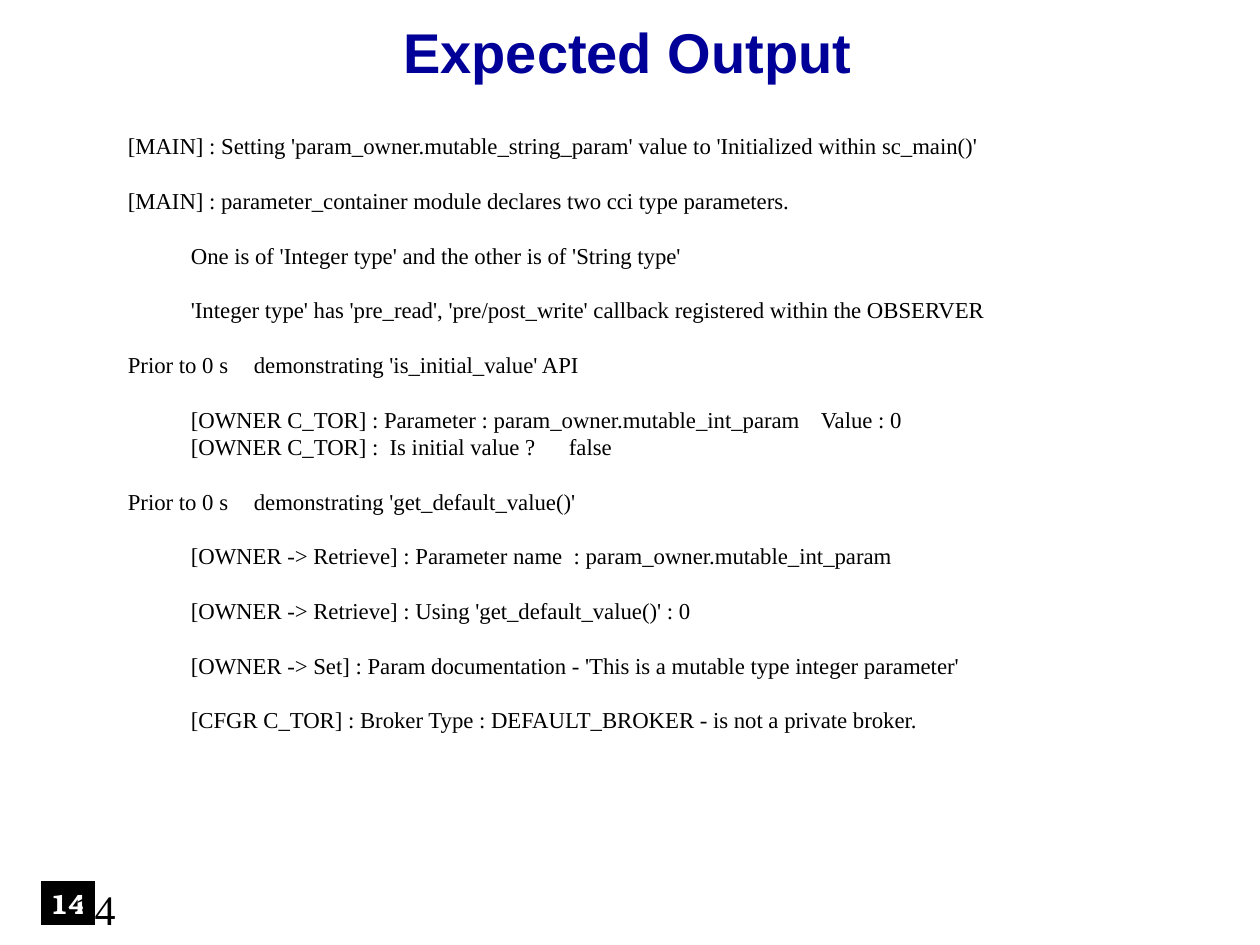
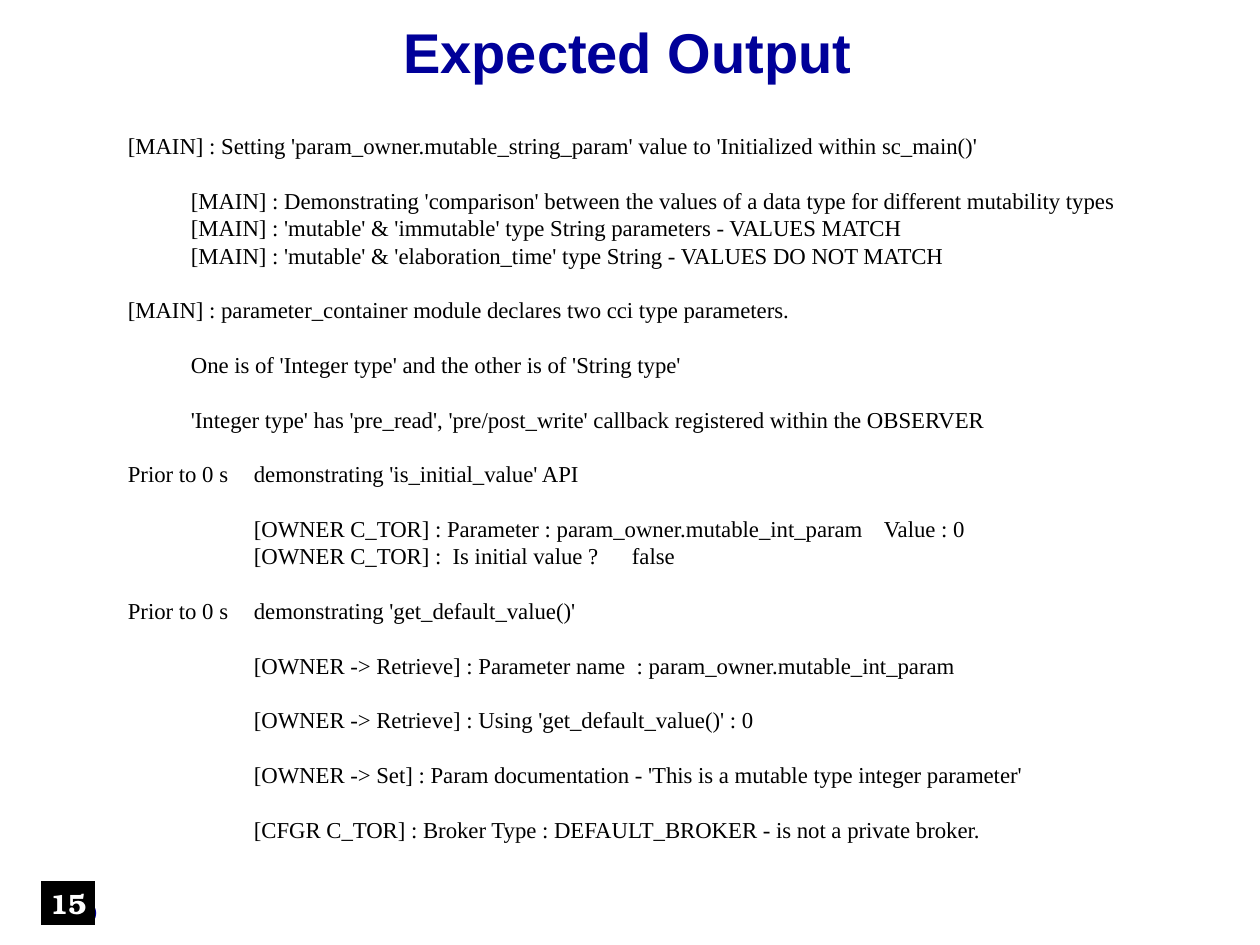
Before and after one commit to accellera-official/cci, a slide deck: slide 15 of examples/ex7_Parameter_Information/docs/ex7_Parameter_Information.ppt (slide 14 before the commit). Drawn at 1260x945 pixels with LibreOffice and Linux fonts; fonts in the diff are those of the drawing; background and template pictures are left out. Boxes give left, top, right and bottom in pixels: in the first picture for what was removed or moved away, otherwise in the second. Text is boxed around its words. In the diff, an @@ line names an element or a change of style, - is before the commit and + after.

```diff
--- a/examples/ex7_Parameter_Information/docs/ex7_Parameter_Information.ppt
+++ b/examples/ex7_Parameter_Information/docs/ex7_Parameter_Information.ppt
@@ text at (191, 193, 1114, 269): paragraphs added @@
+[MAIN] : Demonstrating 'comparison' between the values of a data type for different mutability types
+[MAIN] : 'mutable' & 'immutable' type String parameters - VALUES MATCH
+[MAIN] : 'mutable' & 'elaboration_time' type String - VALUES DO NOT MATCH
@@ page number at (44, 885, 98, 934): text changed; size 24 to 28 pt; font Times New Roman to Arial; text colour #000000 to #000099 @@
-14
+15
@@ text in rectangle at (50, 893, 87, 915): text changed @@
-14
+15
```
Also in this commit, not shown: 19 other slides changed, 1 slide added, 10 other files.
